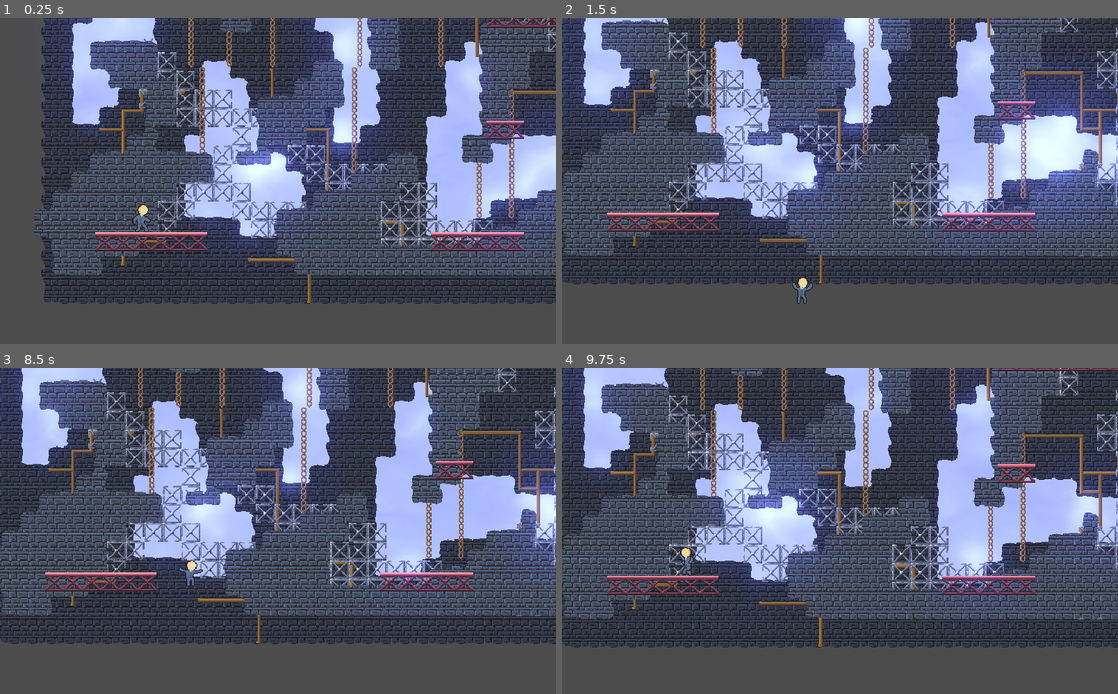
Above: before the commit, frames 1-4 (two rows, left to right).
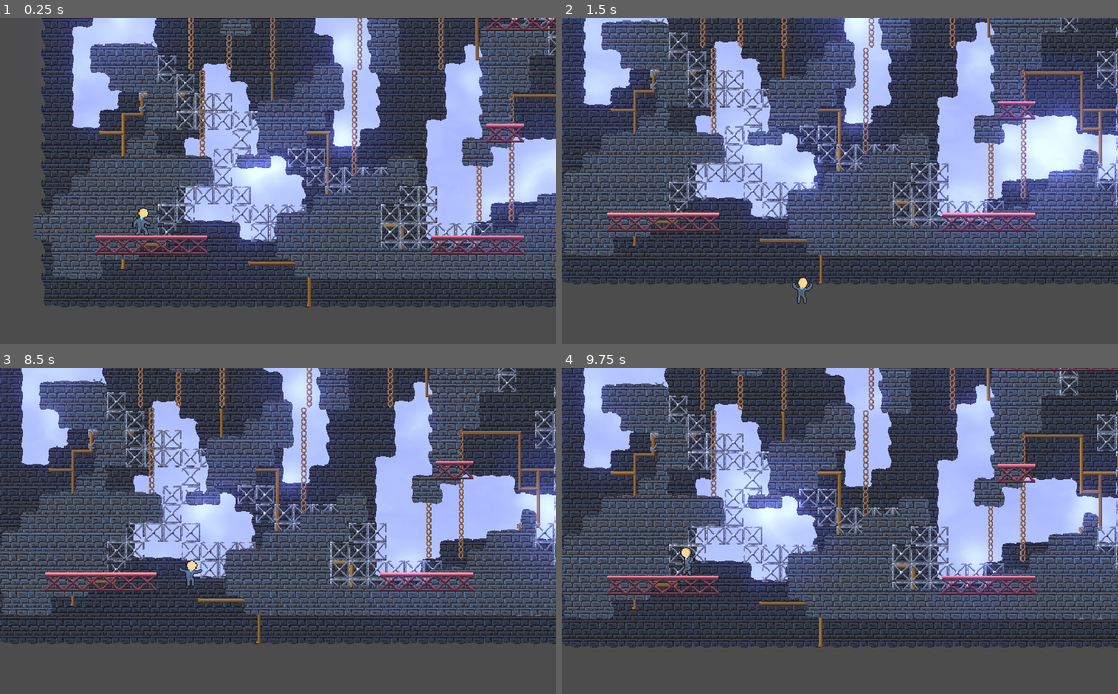
Above: after the commit, the same moments.

Repository: SuddenlyNothing/GodotWildJam37
Game: Godot game, scene res://Scenes/World/World.tscn
Same seed, same stepped clock (60 frames per second), same inputs: the game is played once before the commit and once after it. This scene is started directly instead of the project's main scene. The engine's default icon, where the game draws it, is replaced by a stand-in: a white triangle on a blue panel in a dark square.
Inputs (mouse positions are in pixels of both pictures, inside the frame that each line leads up to):
- Up to frame 1 (0.25 s): no input
- Up to frame 2 (1.5 s): tap Enter at 0.5 s; move the mouse to (962, 164) at 0.52 s; hold . (progress_time) 0.53-1.28 s; hold D (right) from 0.53 s (still down); click (962, 164) at 0.67 s; tap W (jump) at 0.77 s; move the mouse to (728, 197) at 1.27 s; tap , (regress_time) at 1.35 s
- Up to frame 3 (8.5 s): tap W (jump) at 1.52, 3.02, 3.77, 4.52, 6.02, 6.77, 7.52 s; move the mouse to (333, 459) at 2.02 s; release D (right) at 2.03 s; hold A (left) 2.03-2.78 s; hold . (progress_time) 2.03-2.78 s; move the mouse to (250, 596) at 2.77 s; hold D (right) 2.78-4.28 s; tap , (regress_time) every 1.5 s from 2.85 to 7.35 s; click (250, 596) at 2.92 s; move the mouse to (444, 579) at 3.52 s; hold . (progress_time) 3.53-4.28 s; move the mouse to (111, 482) at 4.27 s; hold A (left) 4.28-5.03 s; move the mouse to (305, 531) at 5.02 s; hold D (right) 5.03-5.78 s; hold . (progress_time) 5.03-5.78 s; click (305, 531) at 5.17 s; move the mouse to (194, 449) at 5.77 s; hold A (left) 5.78-7.28 s; move the mouse to (400, 514) at 6.52 s; hold . (progress_time) 6.53-7.28 s; move the mouse to (166, 547) at 7.27 s; hold D (right) from 7.28 s (still down); click (166, 547) at 7.42 s; move the mouse to (333, 459) at 8.02 s; hold . (progress_time) from 8.03 s (still down)
- Up to frame 4 (9.75 s): move the mouse to (812, 596) at 8.77 s; release . (progress_time) at 8.78 s; tap , (regress_time) at 8.85 s; tap W (jump) at 9.02 s; move the mouse to (1006, 579) at 9.52 s; release D (right) at 9.53 s; hold A (left) from 9.53 s (still down); hold . (progress_time) from 9.53 s (still down); click (1006, 579) at 9.67 s

The runs differ from the first frame. In frame 1, 45% of the frame differs, in the area x 6-100%, y 0-89%; in frame 2, 0.4%; in frame 3, 0.4%; in frame 4, less than 0.1%.

Commit message:
Level transition logic on World.gd, change Player z-index to +10 so it's always in front

Diff:
--- a/Game/Scenes/Characters/Player.tscn
+++ b/Game/Scenes/Characters/Player.tscn
@@ -10,6 +10,7 @@
 [node name="Player" type="KinematicBody2D" groups=[
 "player",
 ]]
+z_index = 10
 script = ExtResource( 2 )
 jump_height = 75.0
 jump_time_to_peak = 0.2
--- a/Game/Scenes/World/Levels/Level1.tscn
+++ b/Game/Scenes/World/Levels/Level1.tscn
@@ -17,7 +17,7 @@
 visible = false
 
 [node name="PlayerStart" parent="." index="4"]
-position = Vector2( 108, 516 )
+position = Vector2( 108, 504 )
 
 [node name="Goal" parent="." index="5"]
 position = Vector2( 660, 240 )
--- a/Game/Scenes/World/World.gd
+++ b/Game/Scenes/World/World.gd
@@ -3,6 +3,11 @@
 var player: Player
 var current_time := 0
 
+export(Array, PackedScene) var levels
+var level_index := 0
+
+# The LevelParent is so you can easily test levels by adding/deleting them
+# to the World scene. It shouldn't be necessarily for release
 onready var current_level: Level = $LevelParent.get_child(0)
 onready var player_start_pos: Vector2 = current_level.player_start_pos
 onready var camera: Camera2D = $Camera2D
@@ -11,10 +16,7 @@
 
 
 func _ready() -> void:
-	load_level()
-	spawn_player()
-	remove_child(camera)
-	player.add_child(camera)
+	setup_current_level()
 
 
 func spawn_player() -> void:
@@ -25,33 +27,54 @@
 	player.connect("toggle_state", self, "_on_toggle_state")
 	add_child(player)
 	player.position = player_start_pos
+	camera.get_parent().remove_child(camera)
+	player.add_child(camera)
 
 
-func load_level() -> void:
-#	var new_level = insert load_level code
-#	current_level = new_level
+func load_level(level_to_load: PackedScene) -> void:
+	var new_level: Level = level_to_load.instance()
+	if current_level:
+		current_level.queue_free()
+
+	current_level = new_level
+	add_child(current_level)
+	setup_current_level()
+
+
+func setup_current_level() -> void:
+	if not current_level:
+		return
 
 	player_start_pos = current_level.player_start_pos
 	current_level.goal.connect("body_entered", self, "_on_Goal_body_entered")
 	current_level.fall_kill_zone.connect("body_entered", self, "_on_FallKillZone_body_entered")
 
 	change_time(current_level.starting_time)
+	spawn_player()
 
 
-func go_to_next_level() -> void:
-	# load_level()
-	print("next_level")
+func level_complete() -> void:
+	player.queue_free()
+	level_index += 1
+	if level_index >= levels.size():
+		you_win_the_game()
+	else:
+		var next_level_scene: PackedScene = levels[level_index]
+		load_level(next_level_scene)
 
 
 func player_die() -> void:
-	player.position = player_start_pos
 	current_time = current_level.starting_time
 	change_time(current_time)
+	player.position = player_start_pos
 
 
 func change_time(time: int) -> void:
 	get_tree().call_group("time_object", "change_state", time)
 
+
+func you_win_the_game() -> void:
+	print("wowwwwwwwww, i guess you win or wtvr")
 
 func _on_toggle_state() -> void:
 	if current_time == 0:
@@ -64,7 +87,7 @@
 
 func _on_Goal_body_entered(body) -> void:
 	if body is Player:
-		go_to_next_level()
+		level_complete()
 
 
 func _on_FallKillZone_body_entered(body) -> void:
--- a/Game/Scenes/World/World.tscn
+++ b/Game/Scenes/World/World.tscn
@@ -1,10 +1,12 @@
-[gd_scene load_steps=3 format=2]
+[gd_scene load_steps=4 format=2]
 
 [ext_resource path="res://Scenes/World/World.gd" type="Script" id=1]
 [ext_resource path="res://Scenes/World/Levels/Level1.tscn" type="PackedScene" id=2]
+[ext_resource path="res://Scenes/World/Levels/Level2.tscn" type="PackedScene" id=3]
 
 [node name="World" type="Node2D"]
 script = ExtResource( 1 )
+levels = [ ExtResource( 2 ), ExtResource( 3 ) ]
 
 [node name="Camera2D" type="Camera2D" parent="."]
 offset = Vector2( 0, -50 )
